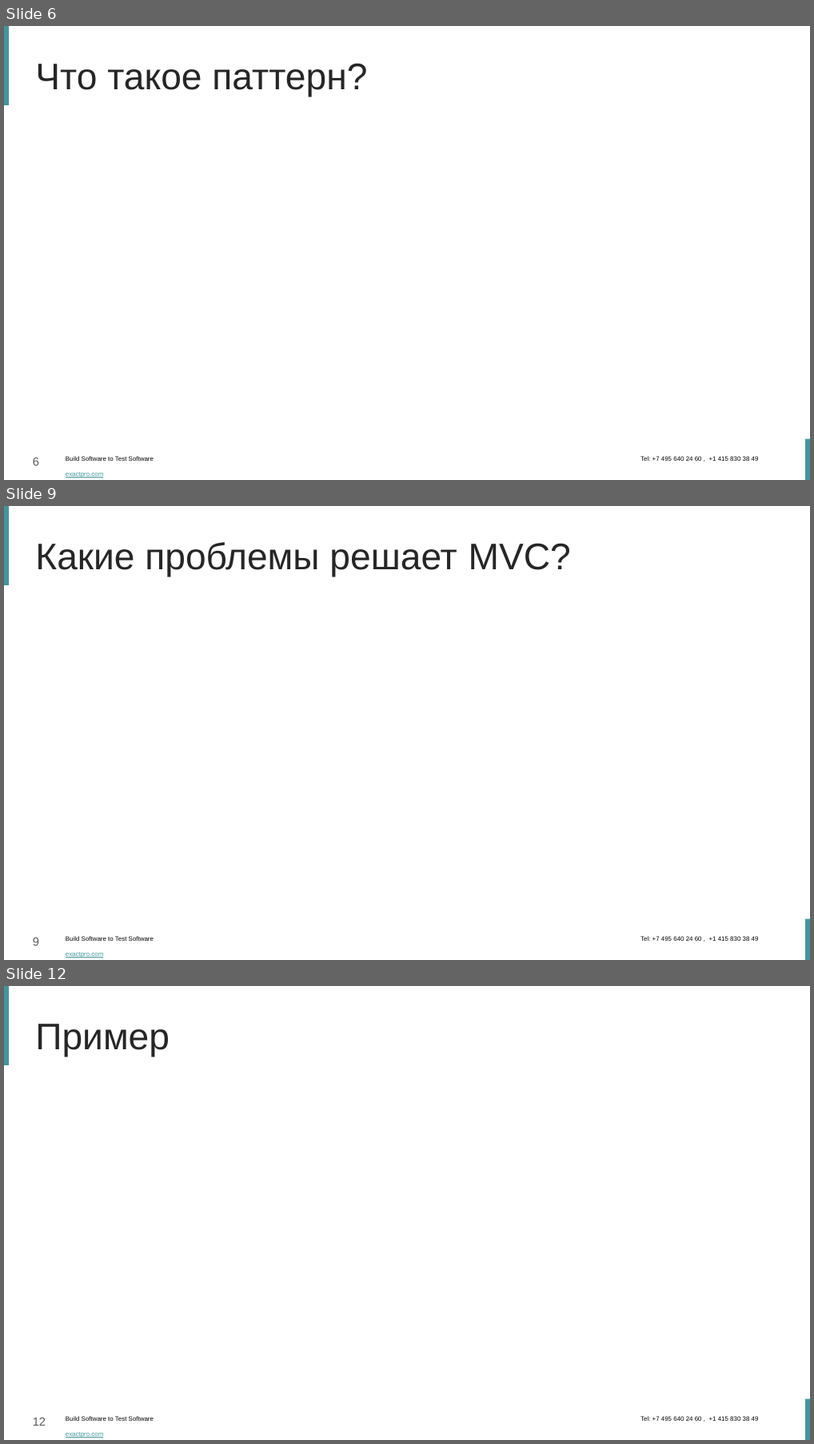
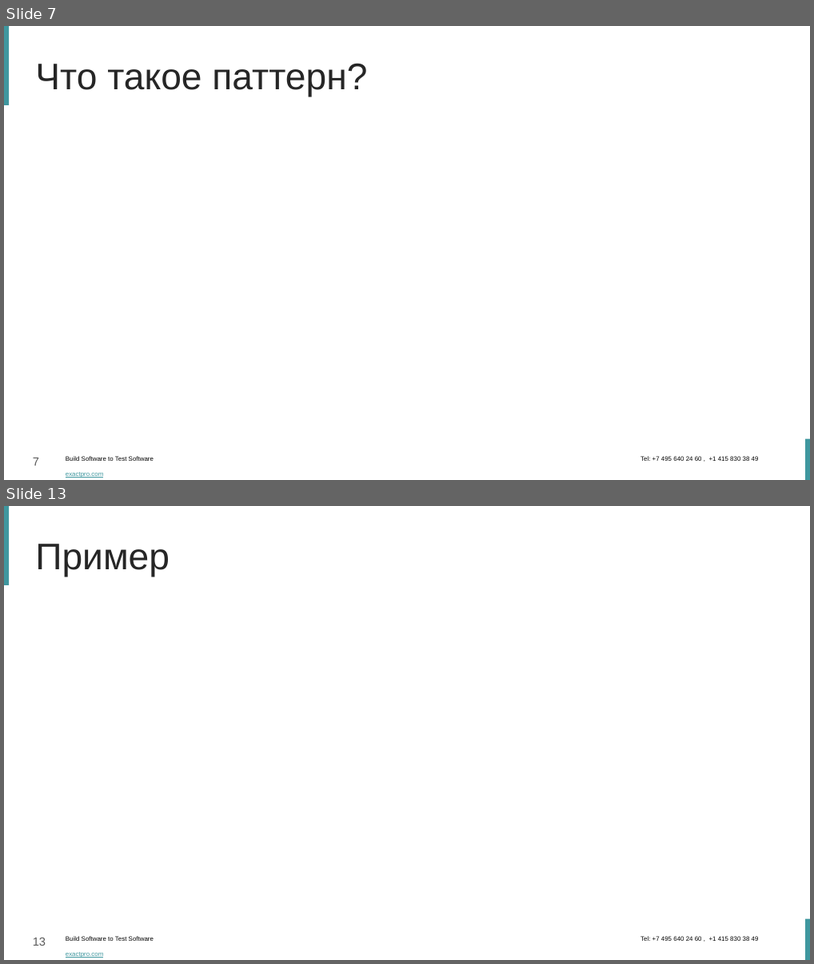
Before and after one commit to dzavodchikov/ChessMVC, a slide deck: Паттерн MVC.pptx. Shown one above the other, each under a label of ours: slides 6, 9 and 12 before the commit, slides 7 and 13 after it; the slides between them are not shown. The pictures are 814x1444 and 814x964 pixels, drawn with LibreOffice and Linux fonts; fonts in the diff are those of the drawing; background and template pictures are left out. Boxes give left, top, right and bottom in pixels: in the first picture for what was removed or moved away, otherwise in the second. Text is boxed around its words. In the diff, an @@ line names an element or a change of style, - is before the commit and + after.

```diff
--- a/Паттерн MVC.pptx
+++ b/Паттерн MVC.pptx
@@ slide 9 removed at (4,506,810,960), background #FFFFFF; not listed: 4 template elements that a slide beside it also shows @@
@@ title removed at (35,542,571,576) @@
-Какие проблемы решает MVC?
@@ what was slide 6 is now slide 7 @@
@@ page number at (33,457,39,465): text changed @@
-6
+7
@@ what was slide 12 is now slide 13 @@
@@ page number at (33,937,46,945): text changed @@
-12
+13
```
Also in this commit, not shown: 7 slides changed, 5 slides added, 2 other slides removed.
